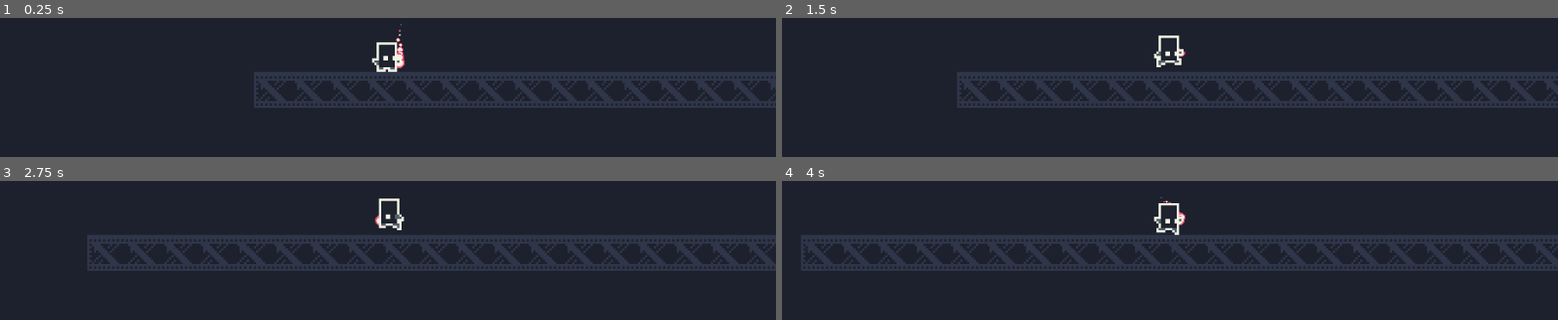
Above: before the commit, frames 1-4 (two rows, left to right).
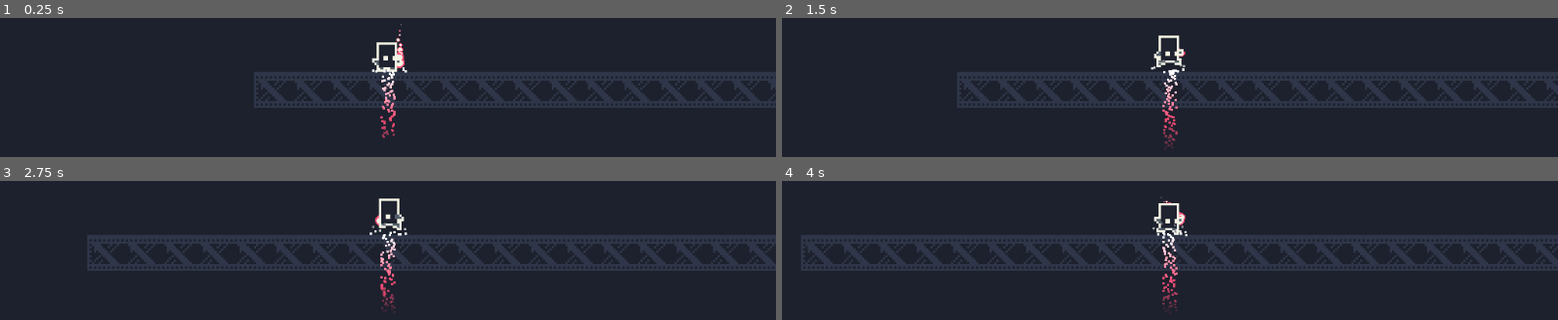
Above: after the commit, the same moments.

Repository: mhoogcarspel/charge_kid
Game: Godot game, scene res://levels/TestingChambers.tscn
Two runs of this game, one before a commit and one after it. Both use one fixed random seed, a clock stepped at 60 frames per second and the inputs below. The project has no main scene, so this scene is started directly.
Inputs:
- Up to frame 1 (0.25 s): no input
- Up to frame 2 (1.5 s): hold Right (ui_right) from 0.53 s (still down)
- Up to frame 3 (2.75 s): release Right (ui_right) at 2.03 s; hold Left (ui_left) from 2.03 s (still down)
- Up to frame 4 (4 s): release Left (ui_left) at 2.78 s; hold Right (ui_right) from 2.78 s (still down)

The runs differ from the first frame. In frame 1, 0.4% of the frame differs, in the area x 47-53%, y 35-87%; in frame 2, 0.5%, in the area x 47-52%, y 29-96%; in frame 3, 0.5%; in frame 4, 0.5%.

Commit message:
Add player jump particles

Diff:
--- a/actors/Player/Player.tscn
+++ b/actors/Player/Player.tscn
@@ -160,6 +160,14 @@
 "values": [ Vector2( 5, 1 ), Vector2( 5, -1 ), Vector2( 5, 1 ), Vector2( 4, 2 ), Vector2( 0, 2 ), Vector2( 2, 0 ), Vector2( 4, 2 ), Vector2( 5, 2 ) ]
 }
 
+[sub_resource type="Gradient" id=7]
+offsets = PoolRealArray( 0, 0.411043, 1 )
+colors = PoolColorArray( 1, 1, 1, 1, 1, 1, 1, 1, 1, 1, 1, 0 )
+
+[sub_resource type="Gradient" id=8]
+offsets = PoolRealArray( 0, 0.556291, 1 )
+colors = PoolColorArray( 1, 1, 1, 1, 1, 0.309804, 0.470588, 1, 1, 0.309804, 0.470588, 0 )
+
 [node name="Player" type="KinematicBody2D" groups=[
 "player",
 ]]
@@ -170,12 +178,12 @@
 texture = ExtResource( 3 )
 vframes = 4
 hframes = 8
-frame = 17
 region_enabled = true
 region_rect = Rect2( 0, 256, 128, 64 )
 script = ExtResource( 4 )
 
 [node name="ProjectileParticles" parent="PlayerSprite" instance=ExtResource( 5 )]
+editor/display_folded = true
 position = Vector2( 5, 2 )
 z_index = -1
 lifetime = 0.2
@@ -200,3 +208,25 @@
 anims/Interacting = SubResource( 4 )
 anims/Shooting = SubResource( 5 )
 anims/Walking = SubResource( 6 )
+
+[node name="FeetParticles" type="CPUParticles2D" parent="."]
+position = Vector2( 0, 8 )
+amount = 16
+lifetime = 0.5
+emission_shape = 2
+emission_rect_extents = Vector2( 8, 0 )
+gravity = Vector2( 0, -50 )
+initial_velocity = 0.0
+color_ramp = SubResource( 7 )
+
+[node name="PropulsorParticles" type="CPUParticles2D" parent="."]
+position = Vector2( 0, 8 )
+rotation = 1.5708
+amount = 80
+lifetime = 0.3
+emission_shape = 2
+emission_rect_extents = Vector2( 0, 3 )
+spread = 0.0
+gravity = Vector2( 0, 0 )
+initial_velocity = 115.0
+color_ramp = SubResource( 8 )
Not shown: 1 places in actors/Player/Player.tscn that only renumber resources
